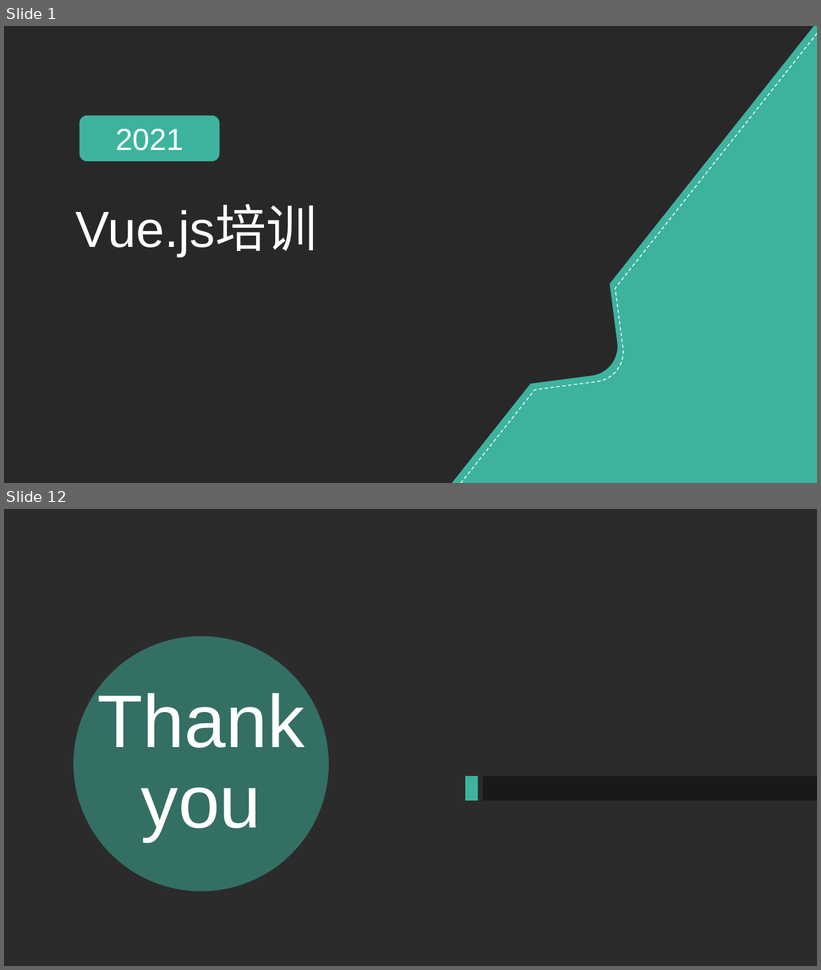
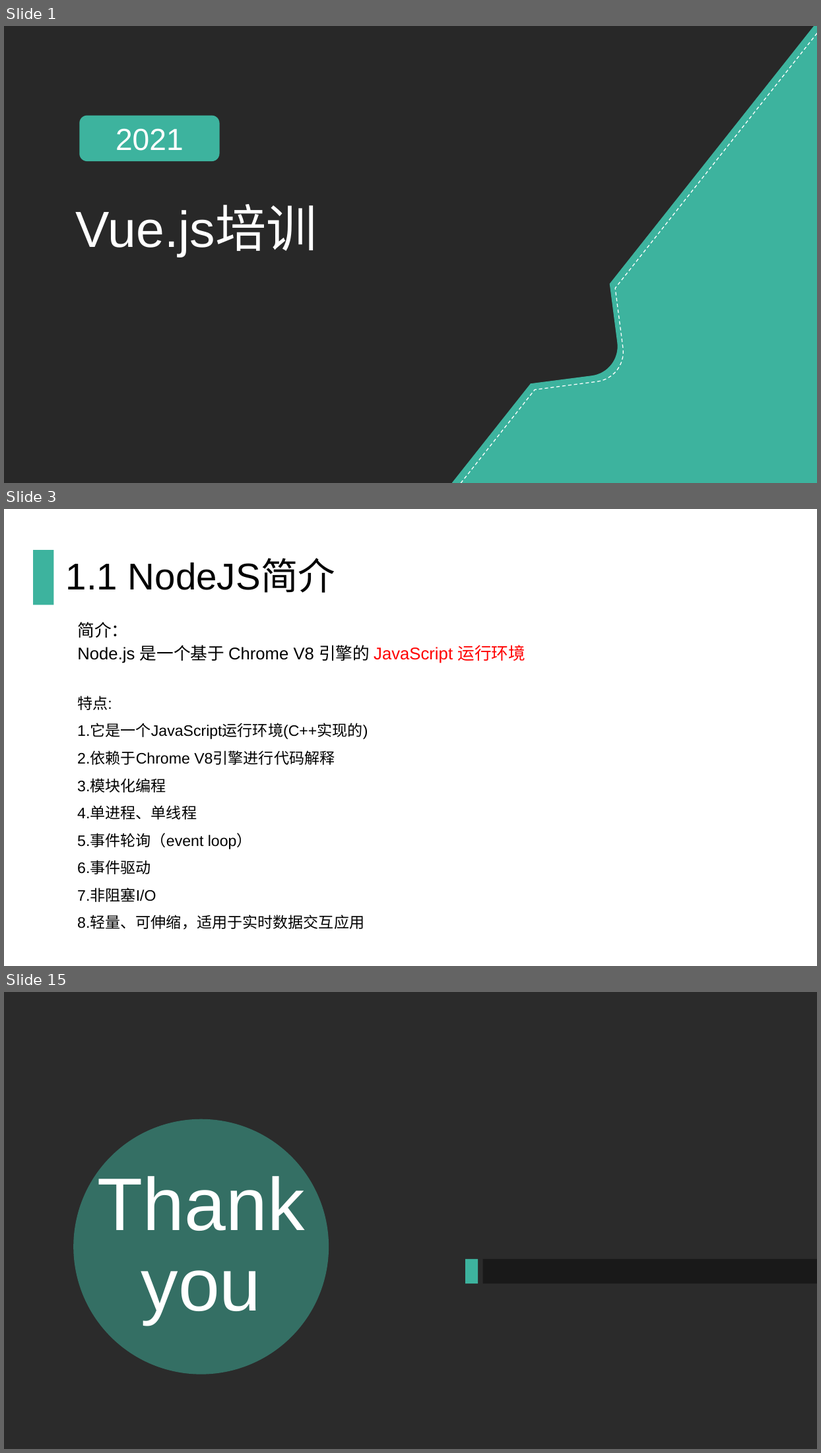
Before and after one commit to qinting513/nodejs_Vue3, a slide deck: Vue.js培训.pptx. Shown one above the other, each under a label of ours: slides 1 and 12 before the commit, slides 1, 3 and 15 after it; the slides between them are not shown. The pictures are 821x970 and 821x1453 pixels, drawn with LibreOffice and Linux fonts; fonts in the diff are those of the drawing; background and template pictures are left out; a plain dark background stands for a picture behind light text. Boxes give left, top, right and bottom in pixels: in the first picture for what was removed or moved away, otherwise in the second. Text is boxed around its words. In the diff, an @@ line names an element or a change of style, - is before the commit and + after.

```diff
--- a/Vue.js培训.pptx
+++ b/Vue.js培训.pptx
@@ slide 3 added at (4,509,817,966), background #FFFFFF @@
@@ rectangle added at (33,550,54,605), fill #3DB39E @@
@@ title added at (66,560,335,593), 44 pt, text #000000 @@
+1.1 NodeJS简介
@@ text added at (77,622,525,663), 20 pt, text #000000 @@
+简介：
+Node.js 是一个基于 Chrome V8 引擎的 JavaScript 运行环境
@@ text added at (77,696,368,930), 18 pt, text #000000 @@
+特点:
+1.它是一个JavaScript运行环境(C++实现的)
+2.依赖于Chrome V8引擎进行代码解释
+3.模块化编程
+4.单进程、单线程
+5.事件轮询（event loop）
+6.事件驱动
+7.非阻塞I/O
+8.轻量、可伸缩，适用于实时数据交互应用
@@ what was slide 12 is now slide 15 @@
```
Also in this commit, not shown: 6 slides changed, 6 other slides added, 4 slides removed, 1 other file.
